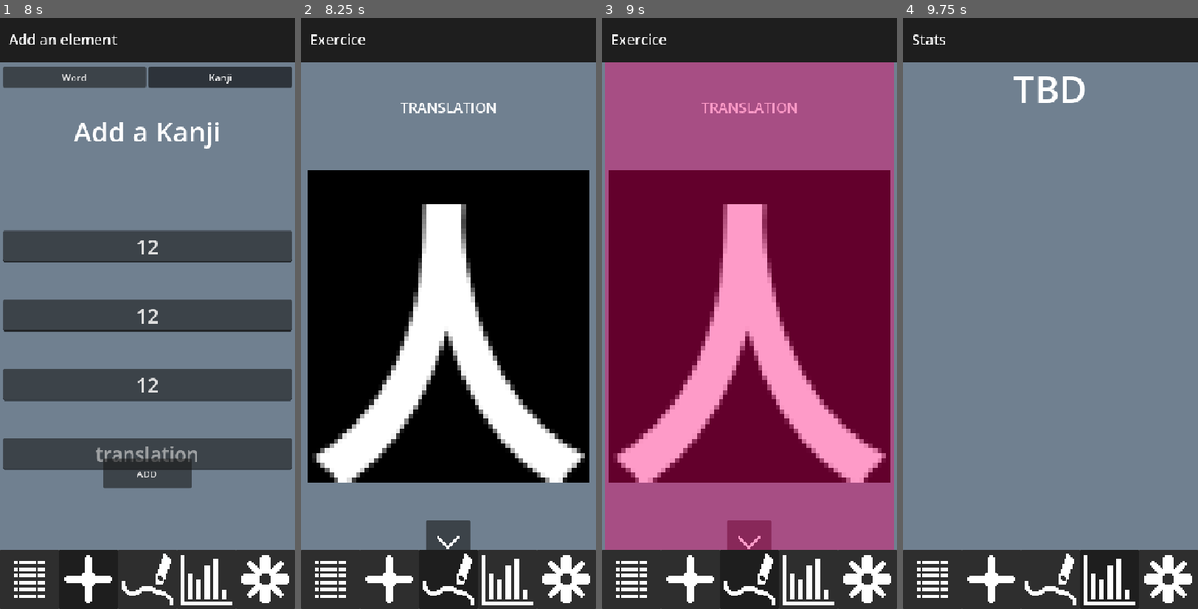
Above: before the commit, frames 1-4 (left to right).
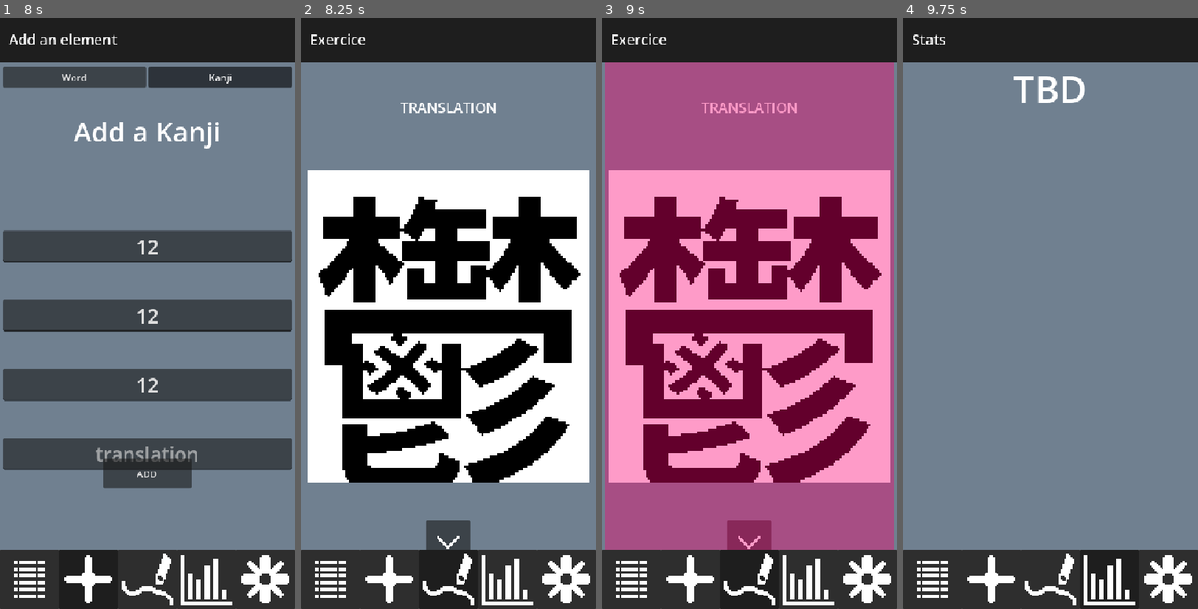
Above: after the commit, the same moments.

Repository: Otumn/Kanjis
Game: Godot game, scene res://Scenes/main.tscn
Same seed, same stepped clock (60 frames per second), same inputs: the game is played once before the commit and once after it. Before the commit the project starts from res://main.tscn.
Inputs (mouse positions are in pixels of both pictures, inside the frame that each line leads up to):
- Up to frame 1 (8 s): click (135, 77) at 0.52 s; type "12" at 0.6 s; click (280, 77) at 1.25 s; click (29, 579) at 2 s; click (88, 579) at 2.75 s; click (147, 260) at 3.52 s; type "12" at 3.6 s; click (147, 337) at 3.75 s; type "12" at 3.83 s; click (147, 419) at 3.98 s; type "12" at 4.07 s; click "Word" at 4.25 s; click "Kanji" at 5 s; click (147, 248) at 5.77 s; type "12" at 5.85 s; click (147, 313) at 6 s; type "12" at 6.08 s; click (147, 384) at 6.23 s; type "12" at 6.32 s; click "ADD" at 6.5 s; click "OK" at 7.25 s
- Up to frame 2 (8.25 s): click (448, 579) at 8 s
- Up to frame 3 (9 s): click (749, 543) at 8.75 s
- Up to frame 4 (9.75 s): click (1109, 579) at 9.5 s

Frame 1 is identical in both runs. In frame 2, 30% of the frame differs, in the area x 2-98%, y 25-79%; in frame 3, 29%; in frame 4, nothing differs.
Error before the commit: Out of bounds get index '0' (on base: 'Array[ElementData]') (res://Scenes/Globals/save_logic.gd:92)
Error after the commit: Invalid call. Nonexistent function 'save_png' in base 'Callable'. (res://Scenes/Exercices/exercice_draw_kanji.gd:12)

Commit message:
Base viewing shader is done, need to make the drawing input

Diff:
--- a/Scenes/Exercices/exercice_draw_kanji.gd
+++ b/Scenes/Exercices/exercice_draw_kanji.gd
@@ -6,7 +6,10 @@
 
 func setup_exercice():
 
+	await RenderingServer.frame_post_draw
 	texture_answer.texture = viewport_answer.get_texture()
+	var test = texture_answer.get
+	test.save_png("res://test.png")
 
 	super.setup_exercice()
 
--- a/Scenes/Exercices/exercice_draw_kanji.tscn
+++ b/Scenes/Exercices/exercice_draw_kanji.tscn
@@ -2,10 +2,16 @@
 
 [ext_resource type="PackedScene" uid="uid://bffavgiv7icx2" path="res://Scenes/Exercices/base_exercice.tscn" id="1_utl3s"]
 [ext_resource type="Script" uid="uid://18rscurfknw4" path="res://Scenes/Exercices/exercice_draw_kanji.gd" id="2_57ov8"]
-[ext_resource type="Texture2D" uid="uid://dfc4n3qre8306" path="res://Test.png" id="2_e64kc"]
 [ext_resource type="Texture2D" uid="uid://yqrlmlami6hp" path="res://Sprites/Icons/Icon_Arrow_Down.png" id="3_22ln0"]
+[ext_resource type="Shader" uid="uid://8c7adryp5v3v" path="res://Scenes/kanji_viewing.gdshader" id="3_unviv"]
 
 [sub_resource type="StyleBoxEmpty" id="StyleBoxEmpty_utl3s"]
+
+[sub_resource type="ShaderMaterial" id="ShaderMaterial_hu7cb"]
+shader = ExtResource("3_unviv")
+
+[sub_resource type="ViewportTexture" id="ViewportTexture_unviv"]
+viewport_path = NodePath("SubViewportContainer/Viewport_Answer")
 
 [node name="ExerciceDrawKanji" unique_id=1928140774 instance=ExtResource("1_utl3s")]
 script = ExtResource("2_57ov8")
@@ -19,32 +25,36 @@
 anchor_top = 0.5
 anchor_right = 0.5
 anchor_bottom = 0.5
-offset_left = -32.0
-offset_top = -32.0
-offset_right = 32.0
-offset_bottom = 32.0
+offset_left = -64.0
+offset_top = -64.0
+offset_right = 64.0
+offset_bottom = 64.0
 grow_horizontal = 2
 grow_vertical = 2
 
 [node name="Viewport_Answer" type="SubViewport" parent="SubViewportContainer" index="0" unique_id=880896420]
 disable_3d = true
+handle_input_locally = false
 snap_2d_transforms_to_pixel = true
 canvas_item_default_texture_filter = 0
 gui_disable_input = true
-size = Vector2i(64, 64)
+size = Vector2i(128, 128)
 size_2d_override = Vector2i(64, 64)
 size_2d_override_stretch = true
-render_target_update_mode = 1
+render_target_update_mode = 4
 
 [node name="ColorRect" type="ColorRect" parent="SubViewportContainer/Viewport_Answer" index="0" unique_id=470418605]
 custom_minimum_size = Vector2(64, 64)
 custom_maximum_size = Vector2(64, 64)
-offset_right = 40.0
-offset_bottom = 40.0
+anchors_preset = 15
+anchor_right = 1.0
+anchor_bottom = 1.0
+grow_horizontal = 2
+grow_vertical = 2
 color = Color(0, 0, 0, 1)
 
 [node name="Label_TargetKanji" type="Label" parent="SubViewportContainer/Viewport_Answer" index="1" unique_id=743564850]
-custom_minimum_size = Vector2(64, 64)
+custom_minimum_size = Vector2(128, 128)
 anchors_preset = 15
 anchor_right = 1.0
 anchor_bottom = 1.0
@@ -52,7 +62,7 @@
 grow_vertical = 2
 size_flags_horizontal = 4
 theme_override_font_sizes/font_size = 64
-text = "人"
+text = "鬱"
 horizontal_alignment = 1
 vertical_alignment = 1
 
@@ -90,8 +100,9 @@
 
 [node name="Texture_Answer" type="TextureRect" parent="VBoxContainer/MarginContainer" index="0" unique_id=1777619089]
 texture_filter = 1
+material = SubResource("ShaderMaterial_hu7cb")
 layout_mode = 2
-texture = ExtResource("2_e64kc")
+texture = SubResource("ViewportTexture_unviv")
 
 [node name="HSeparator3" type="HSeparator" parent="VBoxContainer" index="4" unique_id=1701115711]
 layout_mode = 2
--- a/Scenes/UIComponents/tabs_button.tscn
+++ b/Scenes/UIComponents/tabs_button.tscn
@@ -1,7 +1,7 @@
 [gd_scene format=3 uid="uid://srnk2lo1jv8k"]
 
 [ext_resource type="ButtonGroup" uid="uid://bfv4wu0b0dh3x" path="res://Scenes/Menus/tabs_buttons_group.tres" id="1_05jg0"]
-[ext_resource type="Texture2D" uid="uid://dfc4n3qre8306" path="res://Test.png" id="1_ynjnt"]
+[ext_resource type="Texture2D" uid="uid://dfc4n3qre8306" path="res://Sprites/Test.png" id="1_ynjnt"]
 [ext_resource type="Script" uid="uid://18jtro4k1wwf" path="res://Scenes/UIComponents/tabs_button.gd" id="2_tk1mo"]
 
 [node name="Tabs_Button" type="Button" unique_id=1960416057]
--- /dev/null
+++ b/Scenes/kanji_viewing.gdshader
@@ -0,0 +1,16 @@
+shader_type canvas_item;
+
+float when_above_0(float x)
+{
+	return -1.0 * sign(0.0 - x);
+}
+
+float when_below_1(float x)
+{
+	return sign(2.0 - (x*2.0));
+}
+
+void fragment() {
+	COLOR.xyz = vec3(1,1,1) * when_below_1(COLOR.x);
+	//COLOR.xyz = 1.0 - COLOR.xyz;
+}
--- a/main.tscn
+++ b/Scenes/main.tscn
@@ -1,7 +1,7 @@
 [gd_scene format=3 uid="uid://xwb1kv2jhaox"]
 
-[ext_resource type="Script" uid="uid://uotbbeui8n1f" path="res://main.gd" id="1_272bh"]
-[ext_resource type="Script" uid="uid://krfyupnsf8rj" path="res://tabs_manager.gd" id="1_h2yge"]
+[ext_resource type="Script" uid="uid://uotbbeui8n1f" path="res://Scenes/main.gd" id="1_272bh"]
+[ext_resource type="Script" uid="uid://krfyupnsf8rj" path="res://Scenes/tabs_manager.gd" id="1_h2yge"]
 [ext_resource type="PackedScene" uid="uid://srnk2lo1jv8k" path="res://Scenes/UIComponents/tabs_button.tscn" id="1_ig7tw"]
 [ext_resource type="PackedScene" uid="uid://bilr46tjfc8k5" path="res://Scenes/Menus/list_menu.tscn" id="2_7mycd"]
 [ext_resource type="PackedScene" uid="uid://do8yg58qduuty" path="res://Scenes/Menus/adder_menu.tscn" id="3_272bh"]
Not shown, added: Scenes/kanji_viewing.gdshader.uid
Renamed: main.gd -> Scenes/main.gd
Renamed: main.gd.uid -> Scenes/main.gd.uid
Renamed: tabs_manager.gd -> Scenes/tabs_manager.gd
Renamed: tabs_manager.gd.uid -> Scenes/tabs_manager.gd.uid
Binary file added: Sprites/Test.png
Not shown, added: Sprites/Test.png.import
Binary file changed: Test.png
Not shown, changed: Test.png.import
